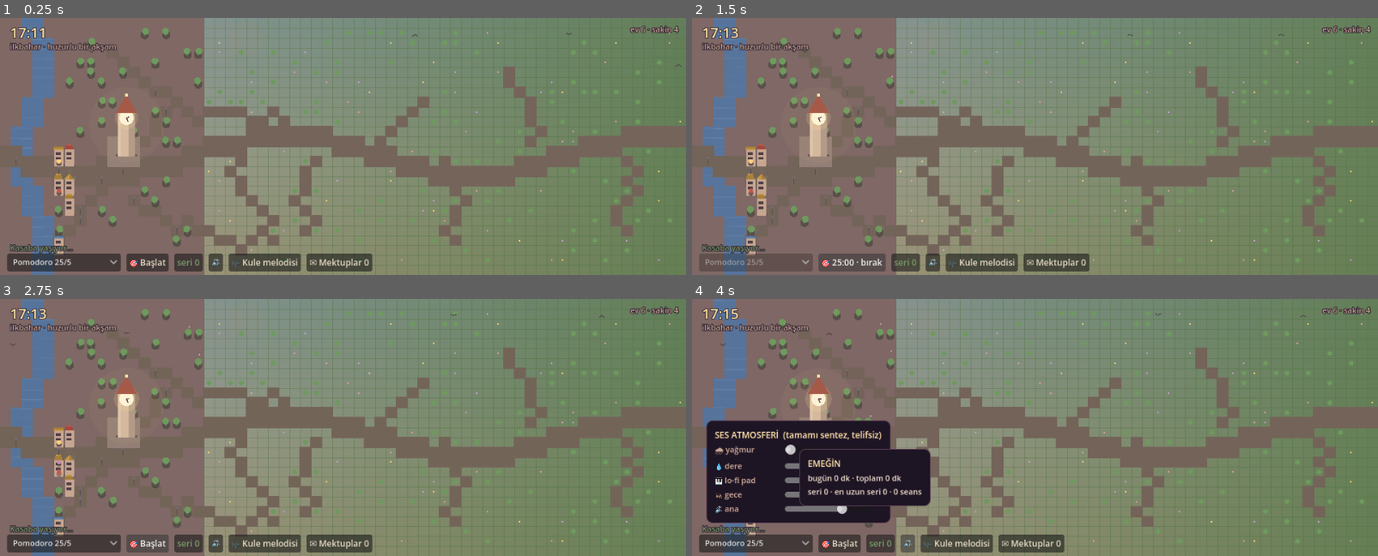
Above: before the commit, frames 1-4 (two rows, left to right).
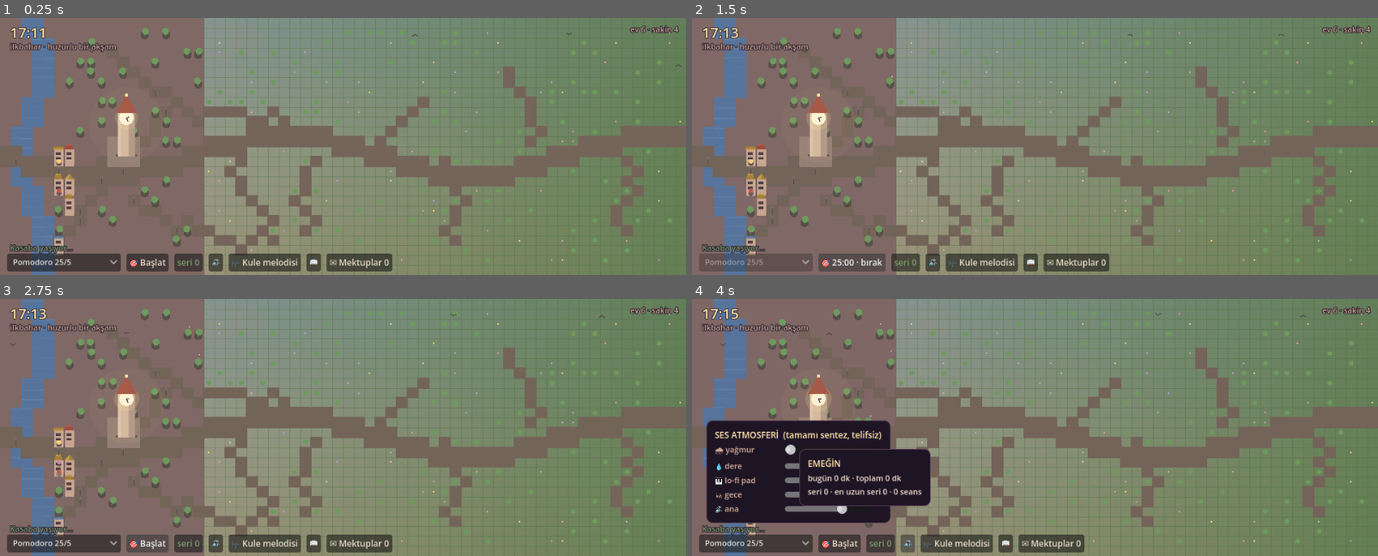
Above: after the commit, the same moments.

Repository: altuix/pomo-village
Game: Godot game, scene res://Main.tscn
Two runs of this game, one before a commit and one after it. Both use one fixed random seed, a clock stepped at 60 frames per second and the inputs below.
Inputs:
- Up to frame 1 (0.25 s): no input
- Up to frame 2 (1.5 s): click "Pomodoro 25/5" at 0.5 s; click "🎯 Başlat" at 1.25 s
- Up to frame 3 (2.75 s): click "🎯 25:00 · bırak" at 2 s
- Up to frame 4 (4 s): click "seri 0" at 2.75 s; click "🔊" at 3.5 s

The runs differ from the first frame. In frame 1, 0.4% of the frame differs, in the area x 45-58%, y 91-99%; in frame 2, 0.4%, in the area x 48-61%, y 91-99%; in frame 3, 0.4%; in frame 4, 0.4%.

Commit message:
feat: albüm paneli — sakin koleksiyonu, anı ağaçları, kasabanın hikâyesi (Faz C #17)
Retention + achievement altyapısının temeli. 📖 butonu → panel: yaşayan sakinler
(evre + atkı), anı ağaçları (vedalıların isimleri), hikâye sayaçları (doğum/veda/
gelen/dilek/bağ/seans/odak dk + konser/atölye/kütüphane rozetleri). world'e
stat_wishes sayacı (dilek objeleri gen objeleriyle aynı listede — sayaç ayırt eder).
Açılışta tazelenir, her karede değil. Görsel: .verify_out/album.png.

Co-Authored-By: Claude Fable 5 <noreply@anthropic.com>

Diff:
--- a/scripts/ui/ui.gd
+++ b/scripts/ui/ui.gd
@@ -26,6 +26,8 @@
 var _stats_body: Label
 var _person_card: PanelContainer
 var _person_body: Label
+var album_box: PanelContainer
+var _album_list: VBoxContainer
 
 const STAGE_NAMES := ["🌱 çocuk", "yetişkin", "🕰 bilge"]
 
@@ -146,6 +148,10 @@
 	mel.pressed.connect(func(): _toggle(melody_box))
 	bar.add_child(mel)
 
+	var alb := _button("📖")
+	alb.pressed.connect(func(): _toggle(album_box); _refresh_album())
+	bar.add_child(alb)
+
 	_wish_btn = _button("")
 	_wish_btn.add_theme_color_override("font_color", Color("c9e0b0"))
 	_wish_btn.visible = false
@@ -175,6 +181,20 @@
 	root.add_child(stats_box)
 	_stats_body = _label("", 11, CREAM)
 	stats_box.get_node("VB").add_child(_stats_body)
+
+	# albüm (Faz C #17): sakin koleksiyonu + anı ağaçları + kasabanın hikâyesi (retention çekirdeği)
+	album_box = _panel("ALBÜM")
+	album_box.set_anchors_preset(Control.PRESET_TOP_RIGHT)
+	album_box.position = Vector2(-360, 8)
+	album_box.custom_minimum_size = Vector2(340, 0)
+	var asc := ScrollContainer.new()
+	asc.custom_minimum_size = Vector2(316, 250)
+	_album_list = VBoxContainer.new()
+	_album_list.add_theme_constant_override("separation", 4)
+	_album_list.size_flags_horizontal = Control.SIZE_EXPAND_FILL
+	asc.add_child(_album_list)
+	album_box.get_node("VB").add_child(asc)
+	root.add_child(album_box)
 
 	# sakin hover kartı: imleci sakinin üstüne getirince isim+evre (mektup göndereni kasabada bulunur)
 	_person_card = PanelContainer.new()
@@ -434,6 +454,39 @@
 	else:
 		_wish_btn.visible = false
 
+## Albüm içeriği: yaşayan sakinler + anı ağaçları + hikâye sayaçları. Açılışta tazelenir (her karede değil).
+func _refresh_album() -> void:
+	if world == null or _album_list == null:
+		return
+	for c in _album_list.get_children():
+		c.queue_free()
+	_album_list.add_child(_label("SAKİNLER (%d)" % world.population(), 11, HONEY))
+	for p in world.people:
+		var line: String = "● %s · %s" % [p.name, STAGE_NAMES[clampi(int(p.stage), 0, 2)]]
+		if p.scarf:
+			line += " · 💛"
+		_album_list.add_child(_label(line, 10, CREAM))
+	_album_list.add_child(_label(" ", 4, CREAM))
+	_album_list.add_child(_label("ANI AĞAÇLARI (%d)" % world.mem_trees.size(), 11, Color("c9b8e0")))
+	for mt in world.mem_trees:
+		_album_list.add_child(_label("✦ %s'nin ağacı" % mt.name, 10, Color("c9b8e0")))
+	_album_list.add_child(_label(" ", 4, CREAM))
+	_album_list.add_child(_label("KASABANIN HİKÂYESİ", 11, HONEY))
+	var w := world
+	var story := "🌱 %d doğum · ✦ %d veda · 🧳 %d gelen\n🌟 %d dilek gerçekleşti · 💛 bağ %d\n🎯 %d seans · %d dk emek · en uzun seri %d" % [
+		w.stat_births, w.stat_farewells, w.stat_arrivals, w.stat_wishes, w.bond,
+		w.sessions, w.stat_focus_min, w.best_streak]
+	if w.concert_done:
+		story += "\n🎻 Meydan Konseri verildi"
+	if w.unlocked.atolye:
+		story += "\n🔨 Atölye kuruldu"
+	if w.unlocked.kutuphane:
+		story += "\n📚 Kütüphane yükseldi"
+	var sl := _label(story, 10, CREAM)
+	sl.autowrap_mode = TextServer.AUTOWRAP_WORD_SMART
+	sl.custom_minimum_size = Vector2(300, 0)
+	_album_list.add_child(sl)
+
 ## İmleç altındaki sakinin mini kartı (main.hovered_person → render tespiti). Kart imleci izler.
 func _refresh_person_card() -> void:
 	if main == null or not main.has_method("hovered_person"):
--- a/scripts/world.gd
+++ b/scripts/world.gd
@@ -46,6 +46,7 @@
 var stat_births := 0
 var stat_farewells := 0
 var stat_arrivals := 0
+var stat_wishes := 0   # gerçekleşen dilekler (albüm: kurulan objeler gen objeleriyle aynı listede — sayaç ayırt eder)
 
 # --- isim / olay / mektup (A1) ---
 var name_idx := 0
@@ -154,6 +155,7 @@
 	stat_births = 0
 	stat_farewells = 0
 	stat_arrivals = 0
+	stat_wishes = 0
 
 	frontier = int(floor(GW * 0.30))
 
@@ -453,6 +455,7 @@
 		"unlocked": unlocked.duplicate(), "melody": melody.duplicate(),
 		"melody_saved": melody_saved, "concert_done": concert_done,
 		"stat_births": stat_births, "stat_farewells": stat_farewells, "stat_arrivals": stat_arrivals,
+		"stat_wishes": stat_wishes,
 		"landmark": [landmark.x, landmark.y],
 		"road_list": _vec_list(road_list), "river": _vec_list(river), "plaza_cells": _vec_list(plaza_cells),
 		"buildings": sb, "people": sp,
@@ -499,6 +502,7 @@
 	stat_births = int(d.stat_births)
 	stat_farewells = int(d.stat_farewells)
 	stat_arrivals = int(d.stat_arrivals)
+	stat_wishes = int(d.get("stat_wishes", 0))
 	landmark = Vector2i(int(d.landmark[0]), int(d.landmark[1]))
 	road_list = _to_vec_list(d.road_list)
 	road_set = {}
@@ -916,6 +920,7 @@
 		"ağaç": trees.append({ "gx": px, "gy": py, "s": 1, "sway": _hf(px + py) })
 		"fener": lamps.append({ "gx": px, "gy": py, "ph": _hf(px * py) * TAU })
 	_push_letter({ "from": who.name, "who": who.seed, "kind": "dilek", "replied": false, "text": t.thank })
+	stat_wishes += 1
 	_push_event("🌟 %s'nın dileği gerçek oldu" % who.name)
 	wish = null
 	return Vector2i(px, py)
--- a/tests/run_features.gd
+++ b/tests/run_features.gd
@@ -162,7 +162,8 @@
 	var pos = w.grant_wish()
 	var placed: bool = (w.fountains.size() + w.trees.size() + w.lamps.size()) > f0
 	var lettered: bool = w.letters.size() > lt0 and w.letters[0].kind == "dilek"
-	print("A4 dilek: obje 0→1=%s, mektup(dilek)=%s, pos=%s, wish temizlendi=%s" % [str(placed), str(lettered), str(pos), str(w.wish == null)])
+	var counted: bool = w.stat_wishes == 1   # albüm sayacı (Faz C)
+	print("A4 dilek: obje 0→1=%s, mektup(dilek)=%s, sayaç=%s, pos=%s, wish temizlendi=%s" % [str(placed), str(lettered), str(counted), str(pos), str(w.wish == null)])
 
 	# cevap → bond + atkı
 	var b0: int = w.bond
@@ -180,7 +181,7 @@
 			scarfed = true
 	print("A4 cevap: bond %d→%d=%s, atkı=%s" % [b0, w.bond, str(bonded), str(scarfed)])
 	# atkı: yanıtlanan kişi hâlâ hayatta olmayabilir (veda mektubu); dilek mektubu sahibi genelde yaşar
-	var pass_ok: bool = placed and lettered and w.wish == null and bonded
+	var pass_ok: bool = placed and lettered and counted and w.wish == null and bonded
 	print("A4: %s" % ("OK" if pass_ok else "FAIL"))
 	return pass_ok
 
